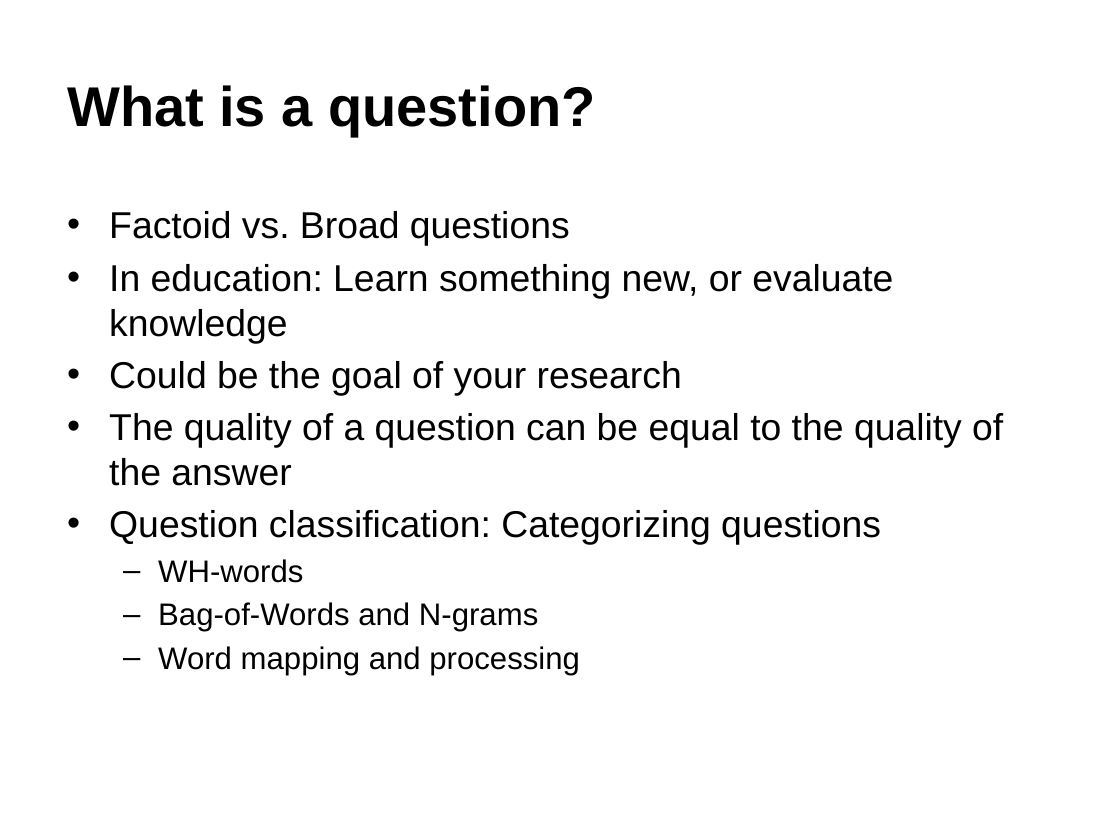
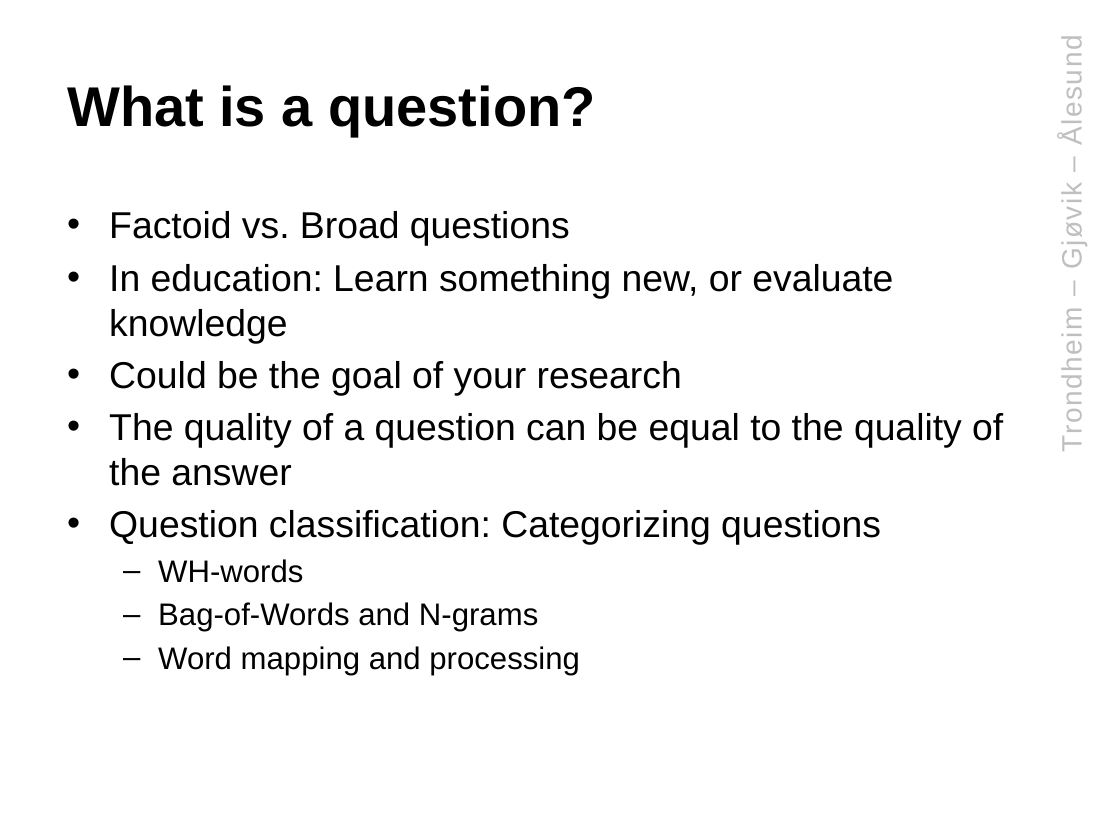
Before and after one commit to klAndersen/IMT4904_Msc_Presentation, a slide deck: slide 7 of IMT4904_Msc_Presentation.pptx. Drawn at 1120x840 pixels with LibreOffice and Linux fonts; fonts in the diff are those of the drawing; background and template pictures are left out. Boxes give left, top, right and bottom in pixels: in the first picture for what was removed or moved away, otherwise in the second. Text is boxed around its words. In the diff, an @@ line names an element or a change of style, - is before the commit and + after.

```diff
--- a/IMT4904_Msc_Presentation.pptx
+++ b/IMT4904_Msc_Presentation.pptx
@@ text added at box(1056, 46, 1087, 448), 18 pt, text #BFBFBF @@
+Trondheim – Gjøvik – Ålesund
```
Also in this commit, not shown: 6 other slides changed, 1 other file.
